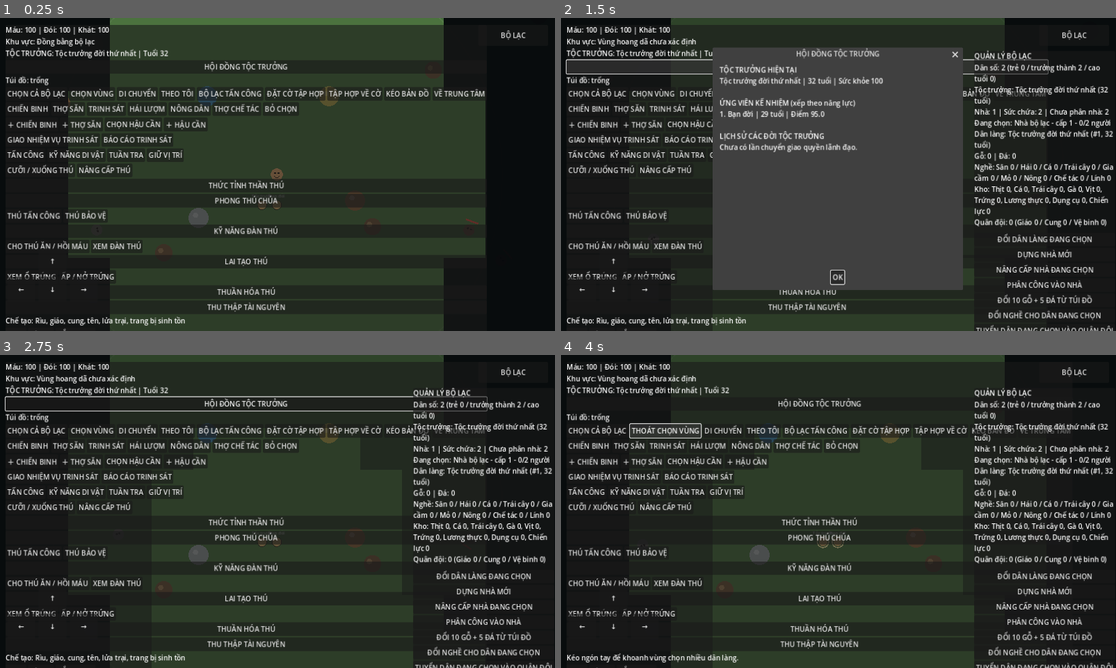
Above: before the commit, frames 1-4 (two rows, left to right).
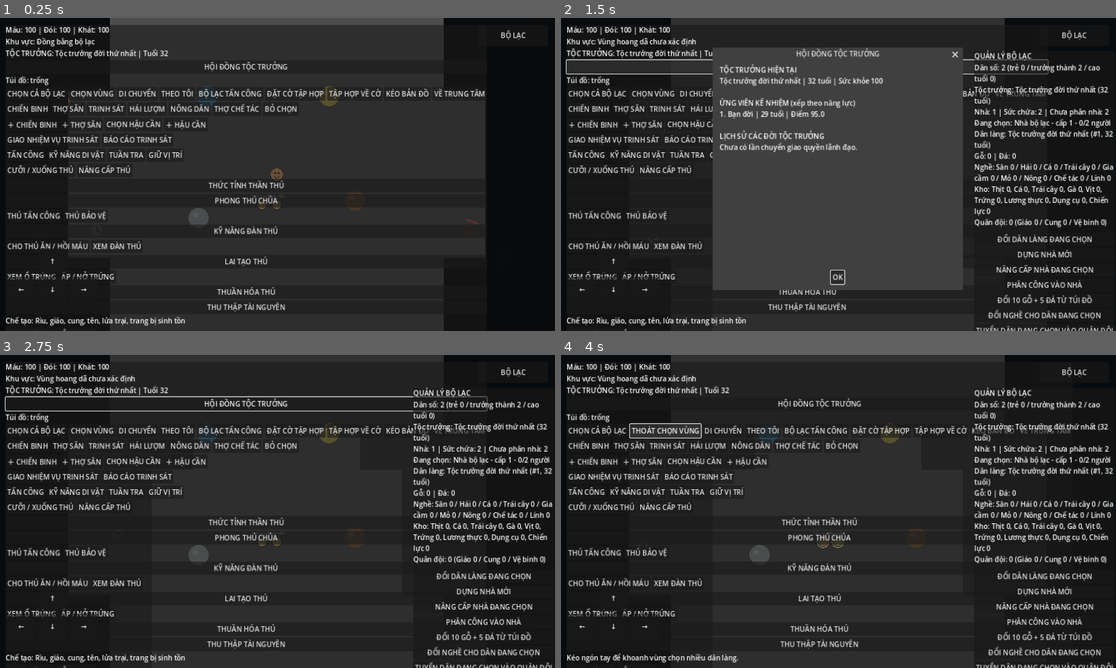
Above: after the commit, the same moments.

Repository: khanhhkt8-hub/Bo-Lac-Tien-Su.
Game: Godot game, scene res://Scenes/Main.tscn
The game is run twice, just before and just after one commit, with the same random seed, the same clock (stepped at 60 frames per second) and the same inputs.
Inputs:
- Up to frame 1 (0.25 s): no input
- Up to frame 2 (1.5 s): click "BỘ LẠC" at 0.5 s; click "HỘI ĐỒNG TỘC TRƯỞNG" at 1.25 s
- Up to frame 3 (2.75 s): click "OK" at 2 s
- Up to frame 4 (4 s): click "CHỌN CẢ BỘ LẠC" at 2.75 s; click "CHỌN VÙNG" at 3.5 s

The runs differ from the first frame. In frame 1, 1.4% of the frame differs, in the area x 19-80%, y 0-76%; in frame 2, less than 0.1%; in frame 3, less than 0.1%; in frame 4, less than 0.1%.
Error after the commit: Parse Error: Too few arguments for "draw_ellipse_placeholder()" call. Expected at least 4 but received 1. (res://Scripts/World/World.gd:67)

Commit message:
Build a detailed procedural prehistoric valley with river, trails, trees and camp

Diff:
--- a/Scripts/World/World.gd
+++ b/Scripts/World/World.gd
@@ -1,29 +1,115 @@
 extends Node2D
 
 const WORLD_EXTENT := 2400.0
-const GRID_STEP := 160.0
+
+func _ready() -> void:
+	queue_redraw()
 
 func _draw() -> void:
-	draw_rect(Rect2(Vector2(-WORLD_EXTENT, -WORLD_EXTENT), Vector2(WORLD_EXTENT * 2.0, WORLD_EXTENT * 2.0)), Color("#456b3b"))
-	for x in range(-int(WORLD_EXTENT), int(WORLD_EXTENT) + 1, int(GRID_STEP)):
-		draw_line(Vector2(x, -WORLD_EXTENT), Vector2(x, WORLD_EXTENT), Color(0.72, 0.82, 0.57, 0.12), 1.0)
-	for y in range(-int(WORLD_EXTENT), int(WORLD_EXTENT) + 1, int(GRID_STEP)):
-		draw_line(Vector2(-WORLD_EXTENT, y), Vector2(WORLD_EXTENT, y), Color(0.72, 0.82, 0.57, 0.12), 1.0)
+	# Nền đất nhiều lớp màu thay cho mặt phẳng xanh đơn điệu.
+	draw_rect(Rect2(Vector2(-WORLD_EXTENT, -WORLD_EXTENT), Vector2(WORLD_EXTENT * 2.0, WORLD_EXTENT * 2.0)), Color("#547b42"))
+	var rng := RandomNumberGenerator.new()
+	rng.seed = 20261110
+	for i in range(620):
+		var p := Vector2(rng.randf_range(-WORLD_EXTENT, WORLD_EXTENT), rng.randf_range(-WORLD_EXTENT, WORLD_EXTENT))
+		var shade := rng.randf_range(-0.055, 0.055)
+		var grass_color := Color(0.39 + shade, 0.57 + shade, 0.29 + shade, 0.72)
+		draw_line(p, p + Vector2(rng.randf_range(-3.0, 3.0), -rng.randf_range(4.0, 10.0)), grass_color, rng.randf_range(1.0, 2.2), true)
+		if i % 5 == 0:
+			draw_circle(p + Vector2(3.0, 2.0), 2.0, Color("#d4c47a"))
 
-	# Vùng khám phá: vòng màu chỉ phạm vi nhận diện từng quần xã.
-	_draw_region(Vector2(-1100, -900), 650.0, Color(0.12, 0.30, 0.12, 0.18), "RỪNG")
-	_draw_region(Vector2(1100, -900), 650.0, Color(0.62, 0.58, 0.20, 0.16), "ĐỒNG CỎ")
-	_draw_region(Vector2(-1100, 1000), 650.0, Color(0.12, 0.42, 0.40, 0.18), "ĐẦM LẦY")
-	_draw_region(Vector2(1100, 1000), 650.0, Color(0.35, 0.35, 0.38, 0.20), "HANG ĐỘNG")
-	_draw_region(Vector2(0, -1800), 650.0, Color(0.72, 0.86, 0.94, 0.20), "BĂNG TUYẾT")
-	_draw_region(Vector2.ZERO, 520.0, Color(0.48, 0.65, 0.34, 0.12), "BỘ LẠC")
+	# Dòng suối uốn qua thung lũng, có bờ cát và vệt sáng.
+	var river := PackedVector2Array([
+		Vector2(-2450, -780), Vector2(-1900, -650), Vector2(-1450, -730),
+		Vector2(-980, -470), Vector2(-520, -390), Vector2(-100, -120),
+		Vector2(360, 20), Vector2(820, 310), Vector2(1280, 410),
+		Vector2(1740, 680), Vector2(2450, 760)
+	])
+	draw_polyline(river, Color("#b8a36b"), 174.0, true)
+	draw_polyline(river, Color("#397f9b"), 148.0, true)
+	draw_polyline(river, Color("#72b8c0"), 5.0, true)
+	for i in range(river.size() - 1):
+		var mid := river[i].lerp(river[i + 1], 0.5)
+		draw_arc(mid + Vector2(0, -22), 18.0, 0.1, 2.8, 16, Color(0.78, 0.94, 0.91, 0.45), 2.0)
 
-	# Điểm tài nguyên minh họa cho giai đoạn dựng bản đồ.
-	for point in [Vector2(220, 120), Vector2(-260, 180), Vector2(360, -240), Vector2(-420, -300)]:
-		draw_circle(point, 20.0, Color("#6d5137"))
-		draw_circle(point + Vector2(-7, -5), 6.0, Color("#9a7952"))
+	# Lối mòn đất nối khu trại với các vùng kiếm ăn.
+	var trail := PackedVector2Array([Vector2(-2200, 340), Vector2(-1450, 240), Vector2(-760, 180), Vector2(-180, 80), Vector2(380, 150), Vector2(980, 80), Vector2(1680, -160), Vector2(2350, -260)])
+	draw_polyline(trail, Color("#6c5738"), 58.0, true)
+	draw_polyline(trail, Color("#b99a63"), 43.0, true)
+	for i in range(80):
+		var p := Vector2(-2100.0 + float(i) * 55.0, 340.0 - float(i) * 600.0 / 80.0 + sin(float(i) * 0.17) * 95.0)
+		draw_circle(p, 2.0, Color(0.55, 0.42, 0.27, 0.55))
+
+	# Các vùng sinh thái được phân biệt bằng thảm thực vật và màu đất.
+	_draw_region(Vector2(-1100, -900), 650.0, Color(0.12, 0.30, 0.12, 0.12), "RỪNG CỔ")
+	_draw_region(Vector2(1100, -900), 650.0, Color(0.72, 0.61, 0.22, 0.12), "ĐỒNG CỎ")
+	_draw_region(Vector2(-1100, 1000), 650.0, Color(0.12, 0.42, 0.40, 0.14), "ĐẦM LẦY")
+	_draw_region(Vector2(1100, 1000), 650.0, Color(0.35, 0.35, 0.38, 0.15), "HANG ĐỘNG")
+	_draw_region(Vector2(0, -1800), 650.0, Color(0.72, 0.86, 0.94, 0.16), "MIỀN BĂNG")
+	_draw_region(Vector2.ZERO, 520.0, Color(0.48, 0.65, 0.34, 0.08), "LÃNH ĐỊA BỘ LẠC")
+
+	# Cây cổ thụ rải theo cụm, chừa khoảng trống quanh điểm xuất phát.
+	for i in range(112):
+		var p := Vector2(rng.randf_range(-WORLD_EXTENT + 80.0, WORLD_EXTENT - 80.0), rng.randf_range(-WORLD_EXTENT + 80.0, WORLD_EXTENT - 80.0))
+		if p.length() < 430.0 or absf(p.y + 0.28 * p.x - 120.0) < 105.0:
+			continue
+		_draw_tree(p, rng.randf_range(0.78, 1.35), rng.randi_range(0, 2))
+
+	# Bụi cây, đá cuội và hoa dại tạo chi tiết nền.
+	for i in range(150):
+		var p := Vector2(rng.randf_range(-WORLD_EXTENT, WORLD_EXTENT), rng.randf_range(-WORLD_EXTENT, WORLD_EXTENT))
+		if p.length() < 330.0:
+			continue
+		if i % 3 == 0:
+			draw_circle(p, rng.randf_range(5.0, 10.0), Color("#527b3e"))
+			draw_circle(p + Vector2(5, -3), 5.0, Color("#6b9148"))
+		elif i % 3 == 1:
+			draw_ellipse_placeholder(p)
+		else:
+			draw_circle(p, 2.5, Color("#e7d58b"))
+
+	# Bãi đá và điểm mốc quanh khu vực xuất phát.
+	_draw_rock_cluster(Vector2(-300, 260), 1.0)
+	_draw_rock_cluster(Vector2(330, -250), 0.9)
+	_draw_campfire(Vector2(0, 115))
+	_draw_tent(Vector2(-95, 40), Color("#9b7047"))
+	_draw_tent(Vector2(95, 45), Color("#806044"))
 
 func _draw_region(center: Vector2, radius: float, tint: Color, label: String) -> void:
 	draw_circle(center, radius, tint)
-	draw_arc(center, radius, 0.0, TAU, 72, tint.lightened(0.35), 3.0)
-	draw_string(ThemeDB.fallback_font, center + Vector2(-55, -radius + 42), label, HORIZONTAL_ALIGNMENT_LEFT, -1, 22, Color("#f4edcf"))
+	draw_arc(center, radius, 0.0, TAU, 72, tint.lightened(0.35), 2.0)
+	draw_string(ThemeDB.fallback_font, center + Vector2(-62, -radius + 42), label, HORIZONTAL_ALIGNMENT_LEFT, -1, 22, Color("#f4edcf"))
+
+func _draw_tree(p: Vector2, size: float, variant: int) -> void:
+	draw_ellipse_placeholder(p + Vector2(7, 12), 15.0 * size, 7.0 * size, Color(0.12, 0.18, 0.10, 0.35))
+	draw_rect(Rect2(p + Vector2(-5.0 * size, -4.0 * size), Vector2(10.0 * size, 31.0 * size)), Color("#765039"))
+	draw_circle(p + Vector2(0, -19.0 * size), 27.0 * size, Color("#315b32") if variant == 0 else (Color("#3d6a36") if variant == 1 else Color("#476f39")))
+	draw_circle(p + Vector2(-13.0 * size, -26.0 * size), 17.0 * size, Color("#548447"))
+	draw_circle(p + Vector2(12.0 * size, -29.0 * size), 18.0 * size, Color("#648f48"))
+	draw_circle(p + Vector2(-5.0 * size, -38.0 * size), 12.0 * size, Color("#789c50"))
+	draw_circle(p + Vector2(-8.0 * size, -34.0 * size), 4.0 * size, Color(0.82, 0.88, 0.55, 0.42))
+
+func _draw_rock_cluster(p: Vector2, size: float) -> void:
+	draw_ellipse_placeholder(p + Vector2(5, 10), 38.0 * size, 13.0 * size, Color(0.12, 0.16, 0.12, 0.35))
+	draw_colored_polygon(PackedVector2Array([p + Vector2(-36, 4) * size, p + Vector2(-22, -25) * size, p + Vector2(4, -33) * size, p + Vector2(30, -8) * size, p + Vector2(24, 13) * size, p + Vector2(-24, 16) * size]), Color("#858d85"))
+	draw_line(p + Vector2(-19, -18) * size, p + Vector2(3, -27) * size, Color("#c0c7b5"), 3.0 * size)
+
+func _draw_campfire(p: Vector2) -> void:
+	draw_ellipse_placeholder(p + Vector2(0, 12), 31, 12, Color(0.12, 0.12, 0.08, 0.45))
+	draw_circle(p, 22, Color("#5a4938"))
+	draw_circle(p, 15, Color("#292b29"))
+	draw_colored_polygon(PackedVector2Array([p + Vector2(-11, 6), p + Vector2(0, -25), p + Vector2(11, 6)]), Color("#e17c32"))
+	draw_colored_polygon(PackedVector2Array([p + Vector2(-6, 5), p + Vector2(0, -14), p + Vector2(7, 5)]), Color("#f5d06a"))
+
+func _draw_tent(p: Vector2, cloth: Color) -> void:
+	draw_ellipse_placeholder(p + Vector2(5, 15), 39, 12, Color(0.12, 0.15, 0.10, 0.3))
+	draw_colored_polygon(PackedVector2Array([p + Vector2(-34, 12), p + Vector2(0, -30), p + Vector2(35, 12)]), cloth)
+	draw_colored_polygon(PackedVector2Array([p + Vector2(0, -30), p + Vector2(0, 12), p + Vector2(35, 12)]), cloth.darkened(0.25))
+	draw_line(p + Vector2(0, -27), p + Vector2(0, 12), Color("#e0c69a"), 2.0)
+
+func draw_ellipse_placeholder(center: Vector2, radius_x: float, radius_y: float, tint: Color) -> void:
+	var points := PackedVector2Array()
+	for i in range(20):
+		var angle := TAU * float(i) / 20.0
+		points.append(center + Vector2(cos(angle) * radius_x, sin(angle) * radius_y))
+	draw_colored_polygon(points, tint)
